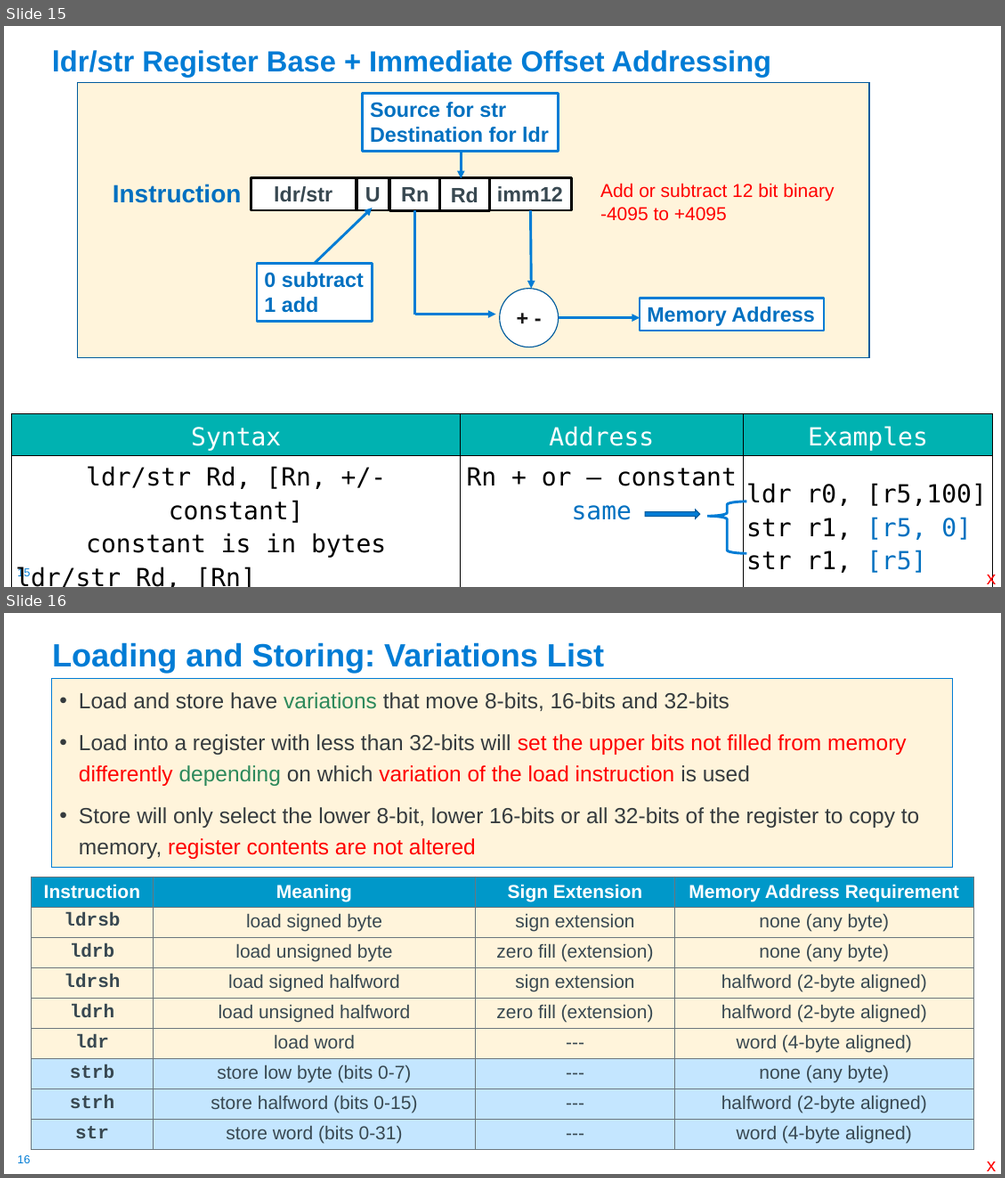
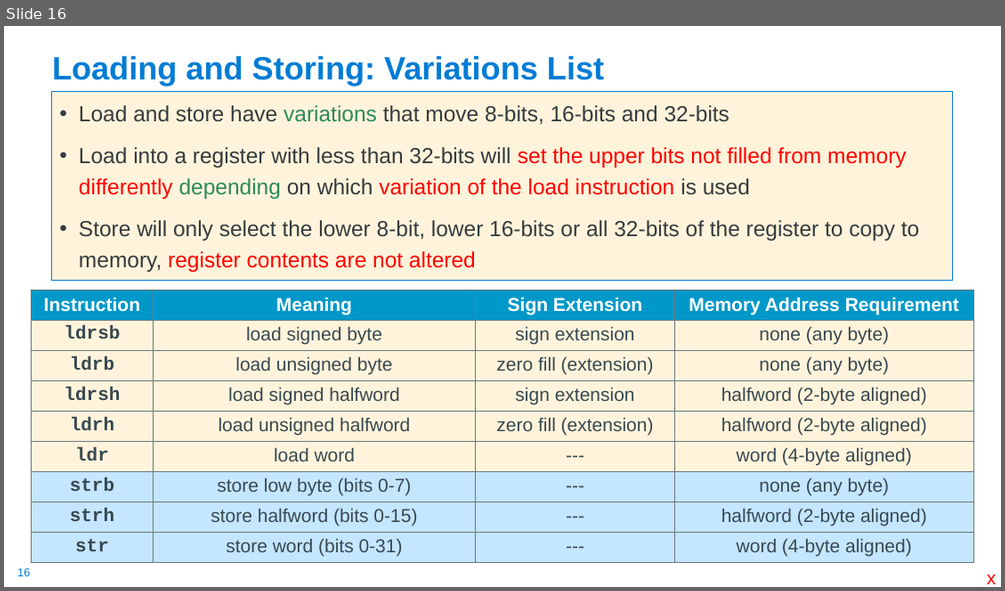
Before and after one commit to cse30-sp24/Muller-Slides, a slide deck: Lecture-15.pptx. Shown one above the other, each under a label of ours: slides 15 and 16 before the commit, slide 16 after it. The pictures are 1005x1178 and 1005x591 pixels, drawn with LibreOffice and Linux fonts; fonts in the diff are those of the drawing. Boxes give left, top, right and bottom in pixels: in the first picture for what was removed or moved away, otherwise in the second. Text is boxed around its words. In the diff, an @@ line names an element or a change of style, - is before the commit and + after.

```diff
--- a/Lecture-15.pptx
+++ b/Lecture-15.pptx
@@ slide 15 removed at [4,26,1001,587], background #FFFFFF; not listed: 1 template element that a slide beside it also shows @@
@@ title removed at [52,50,771,77] @@
-ldr/str Register Base + Immediate Offset Addressing
@@ rectangle removed at [77,82,869,357] @@
@@ rectangle removed at [363,94,558,151] @@
-Source for str
-Destination for ldr
@@ arrow removed from (461, 151) to (461, 178) @@
@@ text removed at [113,184,242,203] @@
-Instruction
@@ rectangle removed at [251,178,356,211] @@
-ldr/str
@@ rectangle removed at [357,178,388,211] @@
-U
@@ rectangle removed at [390,178,440,211] @@
-Rn
@@ rectangle removed at [440,178,489,211] @@
-Rd
@@ rectangle removed at [490,178,572,211] @@
-imm12
@@ text removed at [600,183,833,221] @@
-Add or subtract 12 bit binary
--4095 to +4095
@@ arrow removed from (315, 263) to (372, 208) @@
@@ line removed from (415, 211) to (415, 313) @@
@@ arrow removed from (531, 210) to (531, 289) @@
@@ rectangle removed at [257,263,372,321] @@
-0 subtract
-1 add
@@ ellipse removed at [500,289,558,347] @@
-+ -
@@ arrow removed from (415, 313) to (496, 313) @@
@@ arrow removed from (558, 318) to (639, 318) @@
@@ rectangle removed at [639,297,825,330] @@
-Memory Address
@@ table removed at [12,413,994,587], 2 rows, 3 columns @@
-Syntax | Address | Examples
-ldr/str Rd, [Rn, +/- constant] / constant is in bytes / ldr/str Rd, [Rn] | Rn + or – constant / same | ldr r0, [r5,100] / str r1, [r5, 0] / str r1, [r5]
@@ left brace removed at [708,501,747,553] @@
@@ right arrow removed at [645,510,699,519] @@
@@ text removed at [987,570,995,587] @@
-x
```
Also in this commit, not shown: 6 slides changed, 3 slides added, 3 other files.
